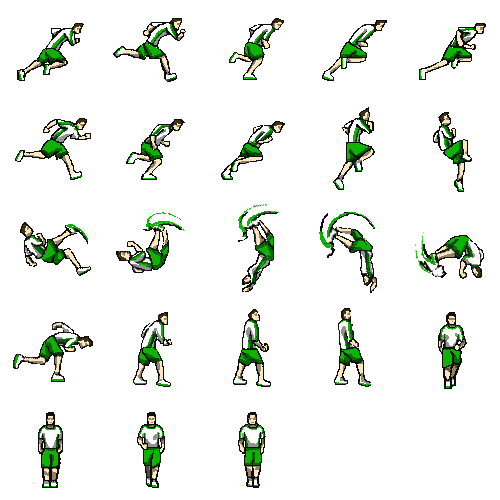
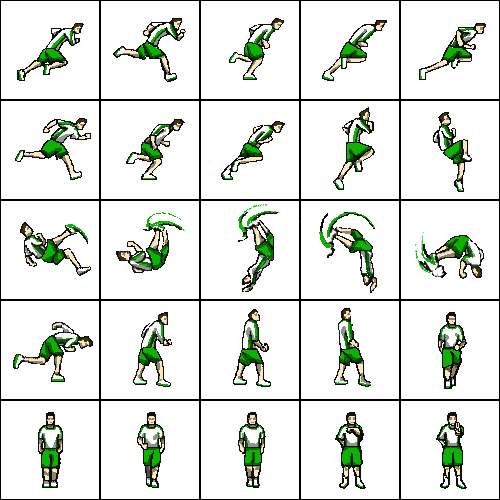
Comparing the layer stacks of the two 500x500 images. Changes:
painted on "Shade" over [337, 423, 463, 468]
painted on "Colors 1" over [337, 409, 467, 490]
painted on "White padding 1" over [338, 413, 465, 488]
painted on "Black Outline" over [335, 412, 467, 489]
showed "Grid" over [0, 0, 500, 500]
